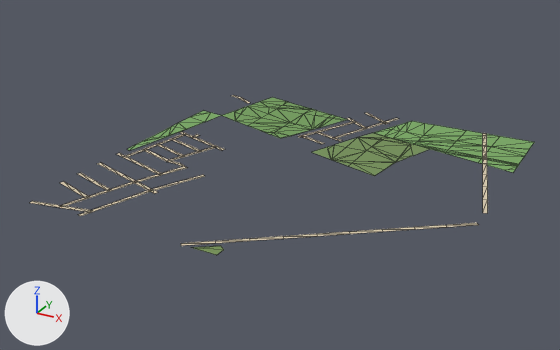
Two versions of the glTF model public/assets/bengaluru-region-v1/tiles/t46_-13-l1.glb, one commit apart.
Camera for both pictures: a 50 mm lens placed at (23684.0, -7100.0, 410.0), pointed at (23226.0, -6268.0, -6.0). The lights are fixed; the arrows at lower left show +X, +Y and +Z. The picture after the commit comes second. Mesh edges are drawn as thin lines. Vertices at exactly the same position are counted once.

The older version as bpy lines, for what is in view:
```python
me_ground = bpy.data.meshes.new('ground')
me_ground.from_pydata(...)  # 387 vertices, 405 faces; spans x -1.0..503.0, y -3.0..503.0, z 1.0
me_ground.materials.append(mat_ground)
# before: 76 (115.0, 178.0, 1.0) at pixel (187, 167), 77 (107.0, 178.0, 1.0) at pixel (182, 166)
# before: 194 (293.0, 499.0, 1.0) at pixel (399, 118), 195 (287.0, 501.0, 1.0) at pixel (396, 117), 196 (282.0, 471.0, 1.0) at pixel (386, 123), 197 (276.0, 473.0, 1.0) at pixel (383, 121), 206 (238.0, 503.0, 1.0) at pixel (367, 112)
# before: 207 (234.0, 497.0, 1.0) at pixel (364, 113), 208 (259.0, 489.0, 1.0) at pixel (376, 117), 209 (256.0, 484.0, 1.0) at pixel (373, 117)
ob_ground = bpy.data.objects.new('ground', me_ground)
ob_ground.location = (23000.0, -6500.0, 0.0)
```
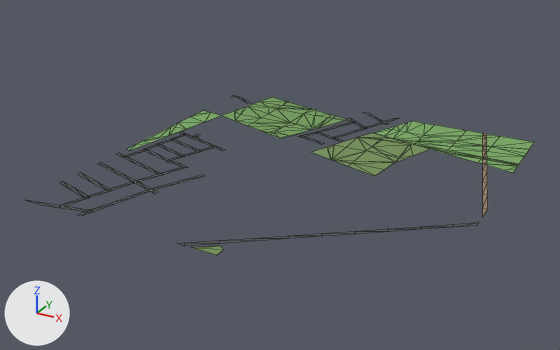
Edits to the scene script, one JSON object a line:
```json
{"block": "me_ground", "where": "# used by ob_ground; location = (23000.0, -6500.0, 0.0)"}
{"block": "me_ground", "where": "# verts and faces of me_ground; kept vertices keep their numbers, new ones are numbered from 387"}
{"op": "remove", "block": "me_ground", "code": "me_ground.from_pydata(...)  # 387 vertices, 405 faces; spans x -1.0..503.0, y -3.0..503.0, z 1.0"}
{"op": "add", "block": "me_ground", "code": "me_ground.from_pydata(...)  # 394 vertices, 412 faces; spans x 0.0..500.0, y 0.0..500.0, z 1.0"}
{"block": "me_ground", "change": "me_ground part 1: the loose piece of 20 vertices spanning x 229.0..502.0, y -2.0..206.0, z 1.0 is rebuilt with 22 vertices and now spans x 226.0..500.0, y 0.0..208.0, z 1.0"}
{"block": "me_ground", "change": "me_ground part 2: the loose piece of 16 vertices spanning x 424.0..503.0, y 235.0..501.0, z 1.0 is rebuilt with 18 vertices and now spans x 424.0..500.0, y 224.0..500.0, z 1.0"}
{"block": "me_ground", "change": "me_ground part 3"}
{"block": "me_ground", "change": "9 vertices are removed from x -1.0..89.0, y -3.0..137.0, z 1.0"}
{"block": "me_ground", "change": "9 faces are deleted"}
{"block": "me_ground", "change": "13 vertices move from x -1.0..83.0, y 1.0..176.0, z 1.0 to x 0.0..89.0, y 0.0..176.0, z 1.0"}
{"block": "me_ground", "change": "10 vertices are added at x 0.0..83.0, y 0.0..137.0, z 1.0"}
{"block": "me_ground", "change": "10 new faces join them"}
{"block": "me_ground", "change": "me_ground part 4"}
{"op": "add", "block": "me_ground", "code": "verts[77] = (107.0, 177.0, 1.0)  # moved, pixel (182, 167)"}
{"op": "add", "block": "me_ground", "code": "verts[76] = (115.0, 180.0, 1.0)  # moved, pixel (188, 167)"}
{"block": "me_ground", "change": "me_ground part 5"}
{"op": "add", "block": "me_ground", "code": "delete_vertices([194, 195])  # with the faces that use them"}
{"op": "add", "block": "me_ground", "code": "verts[206] = (241.0, 500.0, 1.0)  # moved, pixel (369, 113)"}
{"op": "add", "block": "me_ground", "code": "verts[207] = (230.0, 500.0, 1.0)  # moved, pixel (362, 112)"}
{"op": "add", "block": "me_ground", "code": "verts[209] = (244.0, 491.0, 1.0)  # moved, pixel (368, 115)"}
{"op": "add", "block": "me_ground", "code": "verts[208] = (247.0, 496.0, 1.0)  # moved, pixel (371, 114)"}
{"op": "add", "block": "me_ground", "code": "verts[398] = (293.0, 500.0, 1.0)  # pixel (400, 118)"}
{"op": "add", "block": "me_ground", "code": "verts[399] = (287.0, 500.0, 1.0)  # pixel (396, 118)"}
{"op": "add", "block": "me_ground", "code": "verts[400] = (284.0, 494.0, 1.0)  # pixel (393, 118)"}
{"op": "add", "block": "me_ground", "code": "verts[401] = (290.0, 491.0, 1.0)  # pixel (395, 119)"}
{"op": "add", "block": "me_ground", "code": "faces += [(398, 399, 400), (398, 400, 401), (197, 401, 400), (196, 401, 197)]"}
{"block": "me_ground", "change": "me_ground part 6: 126 kept faces spanning x 0.0..287.0, y 0.0..500.0, z 1.0 get new vertex colours; the middle colour goes from beige #d7c9ae to dark grey #535556"}
{"block": "me_ground", "change": "other edits to the shape of me_ground do not show in these pictures"}
```

Where the change shows, as pixel boxes [x1, y1, x2, y2] in the pictures (560 x 350 px; the box of a moved part takes in the faces that stretch with it):
```json
{"object": "ground", "change": "reshaped", "before": [30, 95, 534, 255], "after": [26, 95, 534, 255]}
{"part": 1, "of": "me_ground", "change": "rebuilt", "before": [181, 223, 478, 246], "after": [177, 222, 479, 246]}
{"part": 2, "of": "me_ground", "change": "rebuilt", "before": [483, 133, 488, 213], "after": [483, 133, 488, 216]}
{"part": 3, "of": "me_ground", "change": "moved or reshaped", "before": [30, 153, 136, 216], "after": [26, 153, 136, 216]}
{"part": 4, "of": "me_ground", "change": "moved or reshaped", "before": [161, 163, 187, 175], "after": [160, 163, 188, 175]}
{"part": 5, "of": "me_ground", "change": "reshaped", "before": [365, 113, 398, 123], "after": [363, 112, 399, 123]}
{"part": 6, "of": "me_ground", "change": "recoloured", "before": [59, 97, 389, 213], "after": [59, 97, 389, 213]}
```
